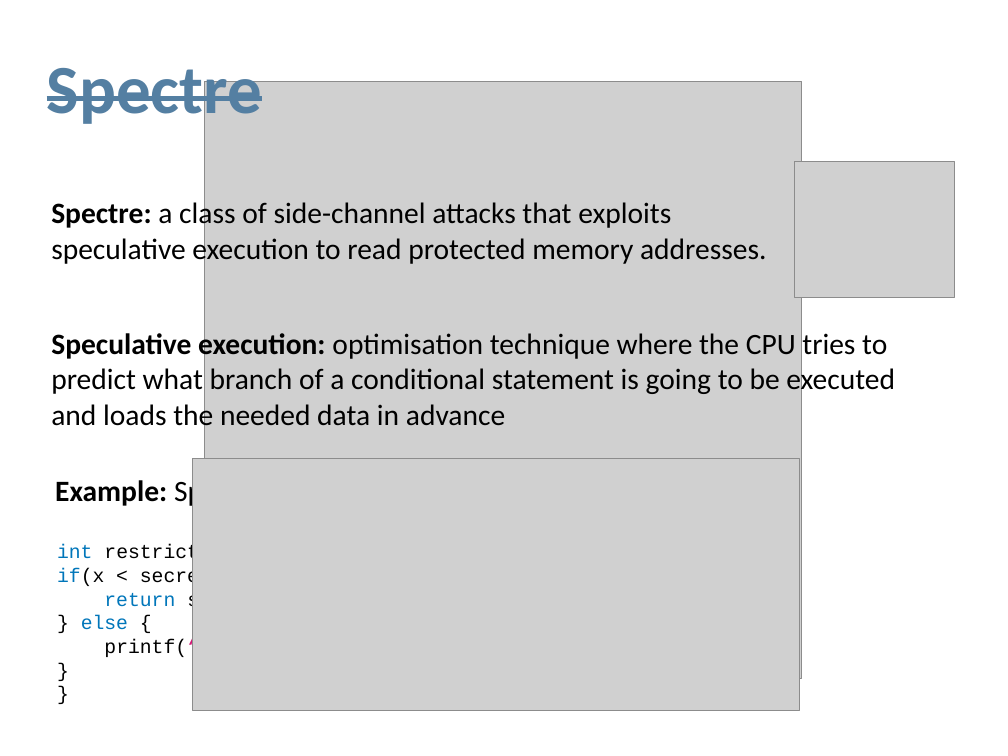
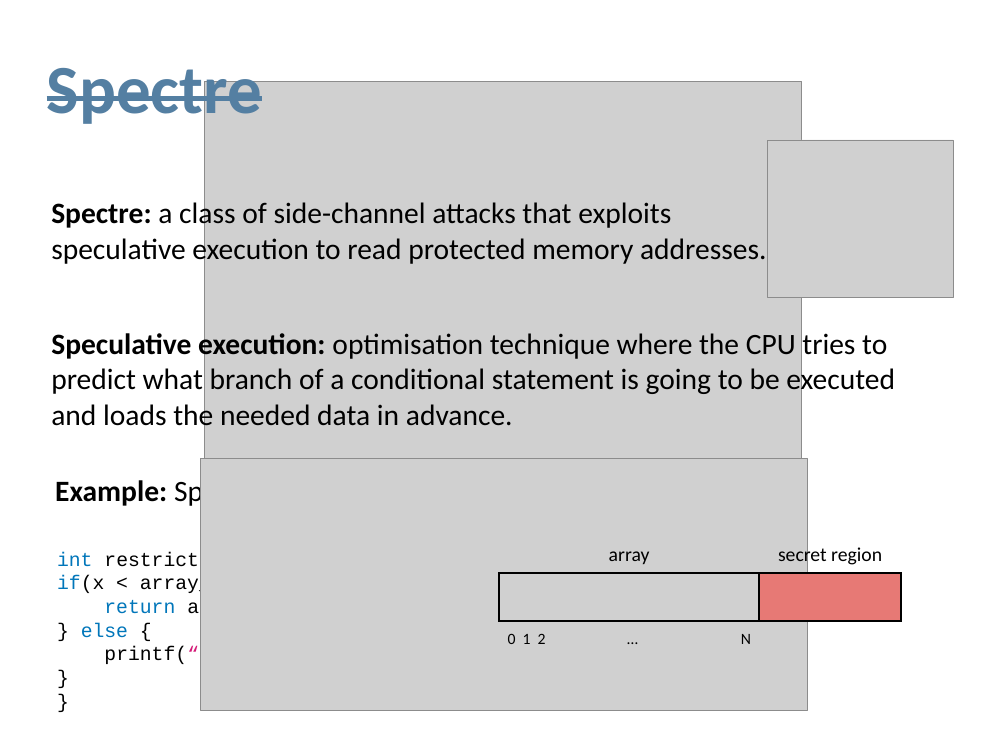
Before and after one commit to magdasolitro/msc-thesis, a slide deck: slide 4 of presentation_pp.ppt. Drawn at 1008x756 pixels with LibreOffice and Linux fonts; fonts in the diff are those of the drawing; grey boxes stand for pictures. Boxes give left, top, right and bottom in pixels: in the first picture for what was removed or moved away, otherwise in the second. Text is boxed around its words. In the diff, an @@ line names an element or a change of style, - is before the commit and + after.

```diff
--- a/presentation_pp.ppt
+++ b/presentation_pp.ppt
@@ picture: place and size @@
-picture at box(794, 162, 954, 298)
+picture at box(767, 140, 953, 297)
@@ text at box(51, 329, 895, 432): text changed @@
-Speculative execution: optimisation technique where the CPU tries to predict what branch of a conditional statement is going to be executed and loads the needed data in advance
+Speculative execution: optimisation technique where the CPU tries to predict what branch of a conditional statement is going to be executed and loads the needed data in advance.
@@ picture: place and size @@
-picture at box(192, 459, 800, 710)
+picture at box(201, 459, 807, 710)
@@ text "int restrictedAccess(size_t x){": place and size @@
-text "int restrictedAccess(size_t x){" at box(57, 544, 376, 659)
+text "int restrictedAccess(size_t x){" at box(57, 552, 376, 666)
@@ text added at box(609, 551, 650, 564), 20 pt, text #000000 @@
+array
@@ text added at box(778, 544, 882, 566), 20 pt, text #000000 @@
+secret region
@@ text at box(57, 575, 293, 619): text changed @@
-  if(x < secret_size){
-  return secret[x];
+  if(x < array_size){
+  return array[x];
@@ rectangle added at box(499, 573, 758, 621), outline #000000 2.01 pt @@
@@ rectangle added at box(759, 573, 901, 621), fill #E77975, outline #000000 2.01 pt @@
@@ text added at box(508, 634, 751, 644), 16 pt, text #000000 @@
+0 1 2 … N
```
Also in this commit, not shown: 6 other slides changed, 1 slide added, 1 other file.
